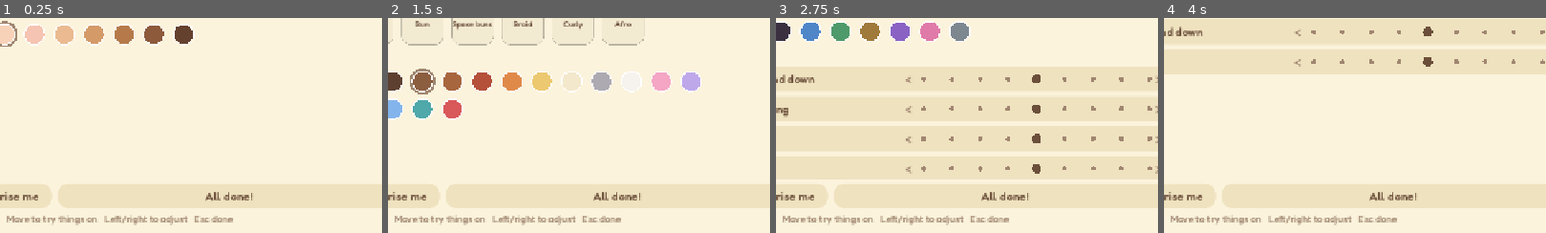
Above: before the commit, frames 1-4 (left to right).
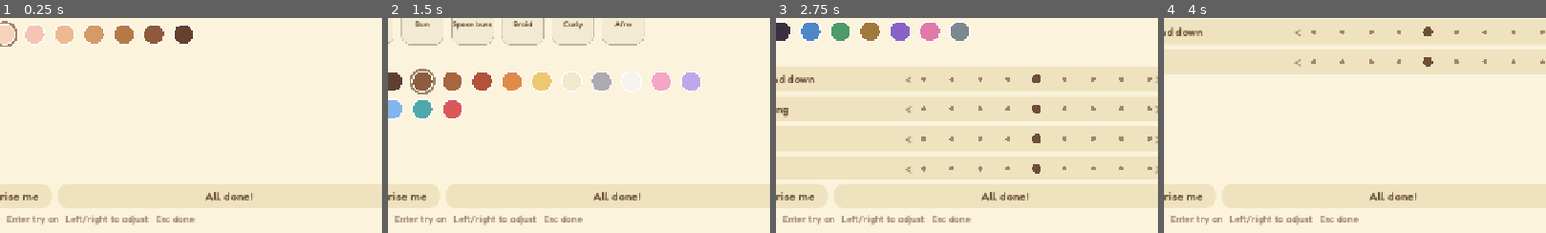
Above: after the commit, the same moments.

Repository: kristiangl/CosyIsland
Game: Godot game, scene res://scenes/main.tscn
The game is run twice, just before and just after one commit, with the same random seed, the same clock (stepped at 60 frames per second) and the same inputs.
Inputs (mouse positions are % of the whole screen's width and height, from its top left):
- Up to frame 1 (0.25 s): no input
- Up to frame 2 (1.5 s): click (42, 16) at 0.52 s; click (47, 16) at 1.27 s
- Up to frame 3 (2.75 s): click (51, 16) at 2.02 s
- Up to frame 4 (4 s): click (56, 16) at 2.77 s; click (60, 16) at 3.52 s
The pictures show only the part of the screen within x 43-93%, y 46-96%; the shares and areas given below are measured in that part.

The runs differ from the first frame. In frame 1, 1.1% of the frame differs, in the area x 2-61%, y 91-97%; in frame 2, 1.1%; in frame 3, 1.1%; in frame 4, 1.1%.

Commit message:
Fix doubled menu height; creator options go on with A
Dialogue choices asked a second time counted the old buttons still queued for
freeing, so the list came out twice as tall and ran off the top of the screen.
They're removed straight away now, and a list that can't fit above the box sits
beside it.

In the creator, moving onto an option only highlights it: A (or a click) puts it on.
Option pictures are drawn from the look as it was when the tab opened, so trying
colours on doesn't redraw them all.

Co-Authored-By: Claude Opus 5.5 <noreply@anthropic.com>
Claude-Session: https://claude.ai/code/session_01UJJzA2PM6QsdyLdV8aiv2e

Diff:
--- a/scripts/ui/character_creator.gd
+++ b/scripts/ui/character_creator.gd
@@ -57,7 +57,9 @@
 var _naming := true
 var _spin := 0.0
 ## While true, moving the focus doesn't try things on.
-var quiet := false
+## The look the tab's pictures are drawn from, taken when the tab opens, so trying a
+## colour on doesn't redraw every picture.
+var thumb_base: Dictionary = {}
 
 
 func _ready() -> void:
@@ -137,7 +139,7 @@
 	done.pressed.connect(_done)
 	buttons.add_child(done)
 	var hint := Label.new()
-	Prompts.bind_label(hint, "{tab_prev} {tab_next} tabs   Move to try things on   Left/right to adjust   {pause} done")
+	Prompts.bind_label(hint, "{tab_prev} {tab_next} tabs   {ui_accept} try on   Left/right to adjust   {pause} done")
 	hint.add_theme_font_size_override("font_size", 16)
 	hint.add_theme_color_override("font_color", UIStyle.BROWN_LIGHT)
 	right.add_child(hint)
@@ -241,6 +243,7 @@
 func _select_tab(i: int) -> void:
 	_tab = i
 	thumbs.clear_queue()
+	thumb_base = look.duplicate()
 	for t in _tab_buttons.size():
 		_tab_buttons[t].selected = t == i
 		_tab_buttons[t].queue_redraw()
@@ -275,17 +278,13 @@
 	if _naming and i == 0:
 		_name_edit.grab_focus.call_deferred()
 	elif first:
-		_focus_quietly.call_deferred(_focus_selected(first))
+		_focus_later.call_deferred(_focus_selected(first))
 	_scroll.scroll_vertical = 0
 
 
-## Moves the focus without trying anything on.
-func _focus_quietly(target: Control) -> void:
-	if not is_instance_valid(target):
-		return
-	quiet = true
-	target.grab_focus()
-	quiet = false
+func _focus_later(target: Control) -> void:
+	if is_instance_valid(target):
+		target.grab_focus()
 
 
 ## The selected tile anywhere on the tab (or the grid's first), to start the focus on.
@@ -393,7 +392,7 @@
 ## How an option's picture is drawn: the current look wearing it, simplified so the
 ## part shows (no hat over the hair, short hair for faces).
 func thumb_look(key: String, id: String, view: String) -> Dictionary:
-	var l := look.duplicate()
+	var l := thumb_base.duplicate()
 	l[key] = id
 	if key != "hat":
 		l["hat"] = "none"
@@ -457,7 +456,7 @@
 
 
 ## One option: a style shown as a picture of the character wearing it, or a colour
-## swatch. Focusing it (moving onto it) tries it on.
+## swatch. Moving onto it highlights it; pressing it (A, or a click) puts it on.
 class OptionTile:
 	extends Button
 	var creator: CharacterCreator
@@ -477,7 +476,8 @@
 		flat = true
 		tooltip_text = _name()
 		add_to_group("creator_tiles")
-		focus_entered.connect(func(): if not creator.quiet: creator.choose(key, id))
+		focus_entered.connect(queue_redraw)
+		focus_exited.connect(queue_redraw)
 		pressed.connect(func(): creator.choose(key, id))
 
 	func is_selected() -> bool:
@@ -526,7 +526,7 @@
 				return
 		var tex: Texture2D
 		if key == "item":
-			var l := creator.look.duplicate()
+			var l := creator.thumb_base.duplicate()
 			l.merge(ItemDB.get_item(id).get("wear", {}), true)
 			if not ItemDB.get_item(id).get("slot", "") == "hat":
 				l["hat"] = "none"
--- a/scripts/ui/dialogue_box.gd
+++ b/scripts/ui/dialogue_box.gd
@@ -98,7 +98,12 @@
 	_tag.global_position = rect.position + Vector2(34, -_tag.size.y * 0.6)
 	_arrow.global_position = rect.end - Vector2(52, 34 - sin(_time * 6.0) * 3.0)
 	_arrow.visible = not _typing and not _choices.visible
-	_choices.global_position = Vector2(rect.end.x - _choices.size.x - 10, rect.position.y - _choices.size.y - 22)
+	# Above the panel's right end; beside it if there isn't room above.
+	var top := rect.position.y - _choices.size.y - 22
+	if top < 12.0:
+		_choices.global_position = Vector2(minf(rect.end.x + 16, size.x - _choices.size.x - 12), maxf(12.0, rect.end.y - _choices.size.y))
+	else:
+		_choices.global_position = Vector2(rect.end.x - _choices.size.x - 10, top)
 
 
 func _unhandled_input(event: InputEvent) -> void:
@@ -140,7 +145,10 @@
 
 
 func _show_choices() -> void:
+	# Taken out now, not just queued: they'd still count when the list is sized below,
+	# making it twice as tall as it should be (and off the top of the screen).
 	for child in _choices.get_children():
+		_choices.remove_child(child)
 		child.queue_free()
 	var first: Button = null
 	for i in _options.size():
--- a/tests/run_tests.gd
+++ b/tests/run_tests.gd
@@ -207,6 +207,21 @@
 	check(creator._content.get_child_count() > 0, "every creator tab builds")
 	creator.choose("nose", "button")
 	check(creator.look["nose"] == "button" and creator._preview.look["nose"] == "button", "trying on an option updates the preview")
+	for i in CharacterCreator.TABS.size():
+		if CharacterCreator.TABS[i].has("colours"):
+			creator._select_tab(i)
+			break
+	var tile: CharacterCreator.OptionTile = null
+	for t in creator._content.find_children("*", "", true, false):
+		if t is CharacterCreator.OptionTile and t.swatch and not t.is_selected():
+			tile = t
+			break
+	var before := creator.look.duplicate()
+	tile.grab_focus()
+	check(creator.look == before, "moving onto a colour doesn't put it on")
+	tile.pressed.emit()
+	check(creator.look[tile.key] == tile.id, "pressing it does")
+	check(creator.thumb_base[tile.key] == before[tile.key], "and the pictures stay as they were until the tab changes")
 	creator.free()
 	Game.mode = Game.Mode.PLAY
 	# Every part option should build a mesh without errors.
@@ -413,6 +428,14 @@
 	check(box._choices.get_child_count() == 2, "questions show their options")
 	box._choose(1)
 	check(picked[0] == 1, "picking an option reports it")
+	var heights: Array[float] = []
+	for i in 2:
+		box.ask("", "Sleep?", ["a", "b", "c", "d", "e", "f"])
+		box._typing = false
+		box._process(0.0)
+		heights.append(box._choices.size.y)
+		box._choose(0)
+	check(box._choices.get_child_count() == 6 and heights[1] == heights[0], "a menu asked again is the same height, not doubled")
 	box.free()
 	w.free()
 	Game.island = null
